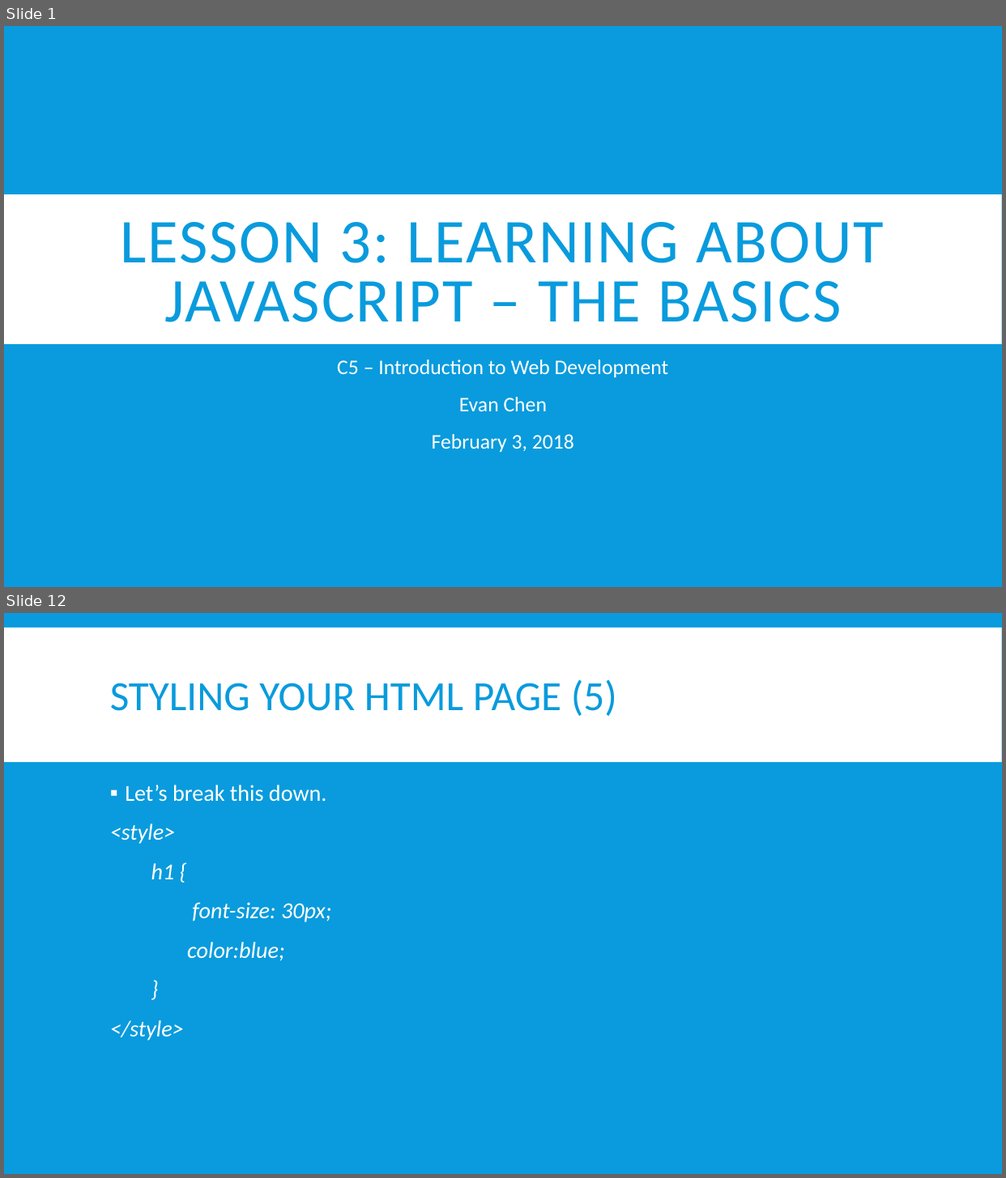
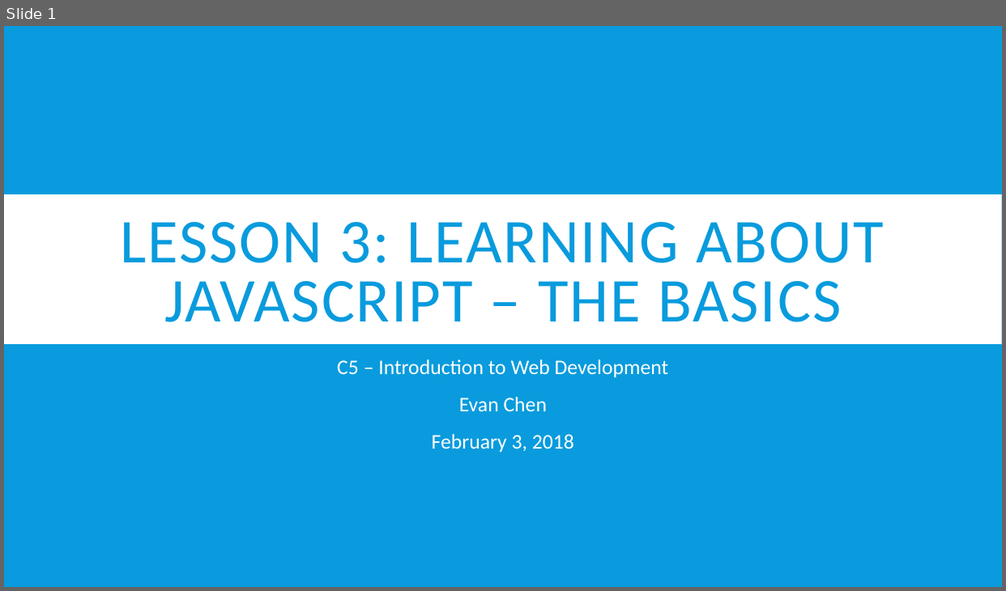
Before and after one commit to EvanTurtileMan/C5-IntroToWebDev, a slide deck: lessons/lesson_note3.pptx. Shown one above the other, each under a label of ours: slides 1 and 12 before the commit, slide 1 after it; the slides between them are not shown. The pictures are 1006x1178 and 1006x591 pixels, drawn with LibreOffice and Linux fonts; fonts in the diff are those of the drawing. Boxes give left, top, right and bottom in pixels: in the first picture for what was removed or moved away, otherwise in the second. Text is boxed around its words. In the diff, an @@ line names an element or a change of style, - is before the commit and + after.

```diff
--- a/lessons/lesson_note3.pptx
+++ b/lessons/lesson_note3.pptx
@@ slide 12 removed at <box>4,613,1002,1174</box>, background #099BDD @@
@@ rectangle removed at <box>4,628,1002,762</box> @@
@@ title removed at <box>110,679,617,716</box> @@
-STYLING YOUR HTML PAGE (5)
@@ text removed at <box>110,785,331,1041</box> @@
-▪ Let’s break this down.
-<style>
-h1 {
-font-size: 30px;
-color:blue;
-}
-</style>
```
Also in this commit, not shown: 8 slides changed, 3 slides added, 21 other slides removed, 5 other files.
